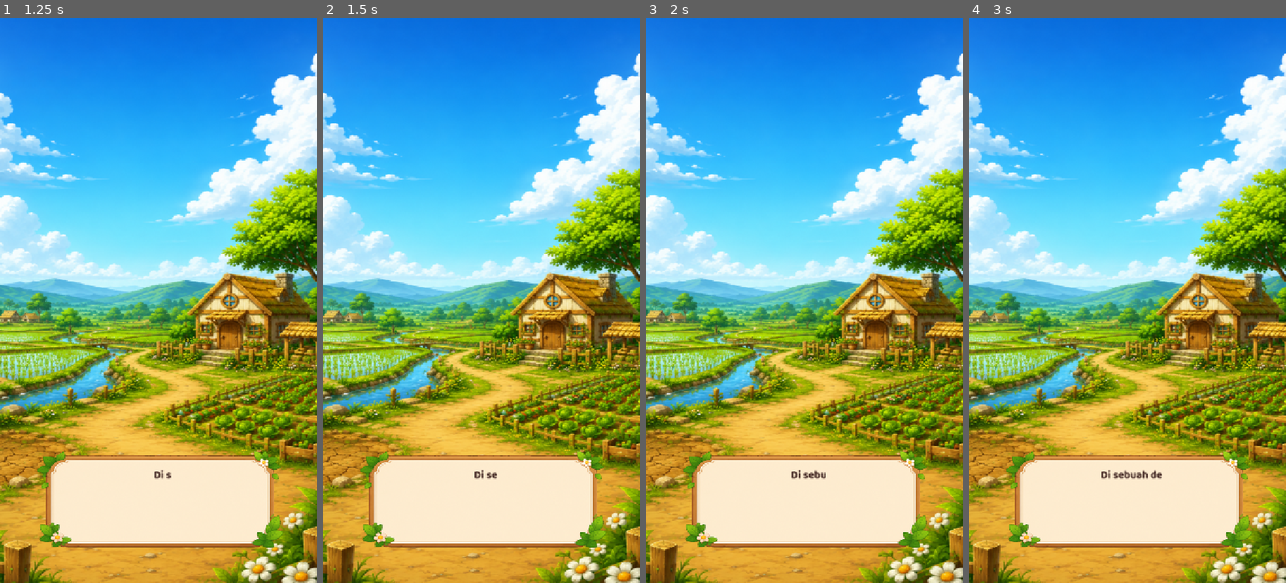
Above: before the commit, frames 1-4 (left to right).
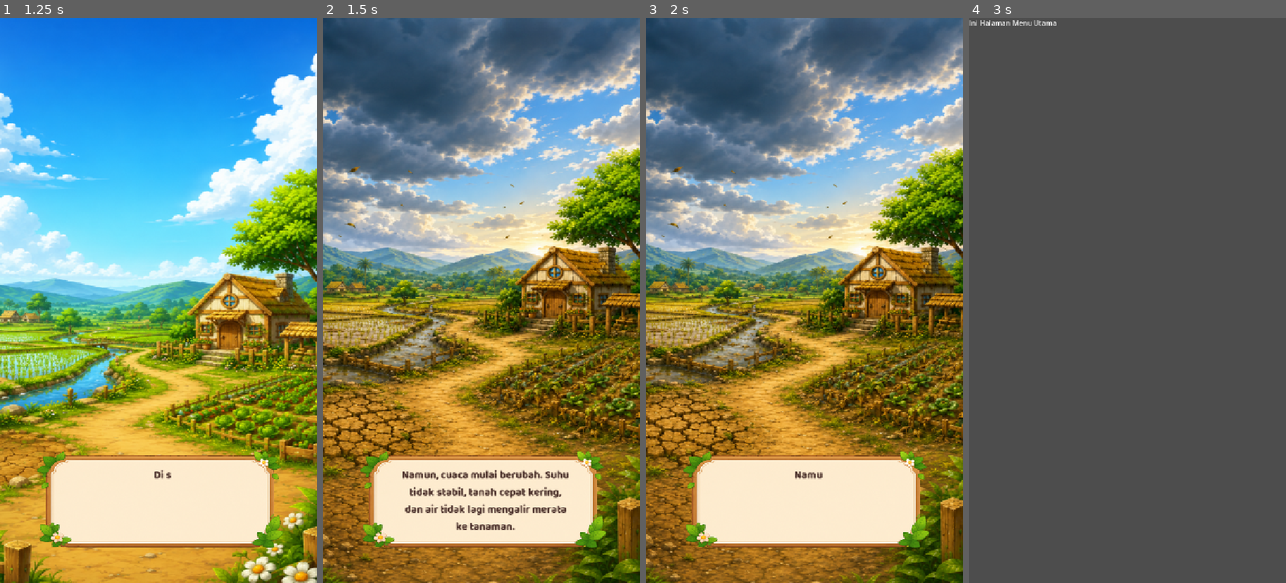
Above: after the commit, the same moments.

Repository: elsa127/agri-defender-game
Game: Godot game, scene res://scenes/SplashScreen.tscn
The game is run twice, just before and just after one commit, with the same random seed, the same clock (stepped at 60 frames per second) and the same inputs.
Inputs (mouse positions are in pixels of both pictures, inside the frame that each line leads up to):
- Up to frame 1 (1.25 s): click (158, 300) at 0.5 s
- Up to frame 2 (1.5 s): tap Enter (ui_accept) at 1.25 s; move the mouse to (484, 503) at 1.27 s; hold Enter (ui_accept) from 1.28 s (still down); click (484, 503) at 1.42 s
- Up to frame 3 (2 s): keep holding Enter (ui_accept)
- Up to frame 4 (3 s): move the mouse to (1064, 328) at 2.02 s; release Enter (ui_accept) at 2.03 s; tap Enter (ui_accept) at 2.1, 2.27, 2.57, 2.75 s; click (1064, 328) at 2.17 s; move the mouse to (1159, 176) at 2.77 s; hold Enter (ui_accept) from 2.78 s (still down); click (1159, 176) at 2.92 s

Frame 1 is identical in both runs. In frame 2, 86% of the frame differs, in the area x 0-100%, y 0-100%; in frame 3, 85%; in frame 4, 100%.

Commit message:
Menambahkan sistem story interaktif: pergantian background, efek typewriter, dan karakter LALA

Diff:
--- a/intro_story.tscn
+++ b/intro_story.tscn
@@ -4,6 +4,7 @@
 [ext_resource type="Texture2D" uid="uid://0k5dxbdwpm43" path="res://assets/image 5.png" id="2_q3ba4"]
 [ext_resource type="FontFile" uid="uid://d4ecrtf4e6pvo" path="res://font/Baloo-Regular.ttf" id="3_jcydu"]
 [ext_resource type="Script" uid="uid://dpm125su06il6" path="res://scripts/ui/rich_text_label.gd" id="4_q3ba4"]
+[ext_resource type="Texture2D" uid="uid://cp3pu0uhpa1xm" path="res://asset_gambar/gambar_board/lala.png" id="5_vslun"]
 
 [node name="IntroStory" type="Control" unique_id=1430922344]
 layout_mode = 3
@@ -56,3 +57,9 @@
 hasil sawah dan kebun mereka."
 horizontal_alignment = 1
 script = ExtResource("4_q3ba4")
+
+[node name="LalaCharacter" type="Sprite2D" parent="." unique_id=2051882814]
+visible = false
+position = Vector2(189.99998, 912.00006)
+scale = Vector2(0.7332215, 0.6785714)
+texture = ExtResource("5_vslun")
--- a/scripts/ui/rich_text_label.gd
+++ b/scripts/ui/rich_text_label.gd
@@ -1,14 +1,75 @@
 extends RichTextLabel
 
-@export var text_speed: float = 0.2  # Kecepatan muncul per karakter (sudah diperlambat)
+@export var text_speed: float = 0.2
+
+# Referensi ke node background dan karakter
+@onready var background_texture = get_node("../../TextureRect")
+@onready var lala_character = get_node("../../LalaCharacter")
+
+# Data untuk setiap halaman story
+var story_pages = [
+	{
+		"background": preload("res://asset_gambar/background/bg_cerita1.png"),  # Halaman 1
+		"text": "Di sebuah desa pertanian yang subur, para petani menggantungkan hidup dari hasil sawah dan kebun mereka.",
+		"show_lala": false
+	},
+	{
+		"background": preload("res://asset_gambar/background/bg_cerita2.png"),  # Halaman 2
+		"text": "Namun, cuaca mulai berubah. Suhu tidak stabil, tanah cepat kering, dan air tidak lagi mengalir merata ke tanaman.",
+		"show_lala": false
+	},
+	{
+		"background": preload("res://asset_gambar/background/bg_cerita2.png"),  # Halaman 3
+		"text": "Sekarang giliranmu membantu LALA. Sambungkan pipa, alirkan air ke tanaman, dan atur suhu agar panen berhasil!",
+		"show_lala": true
+	},
+	{
+		"background": preload("res://asset_gambar/background/bg_cerita2.png"),  # Halaman 4
+		"text": "LALA, asisten pertanian pintar, membawa sistem irigasi dan sensor lingkungan untuk menyelamatkan tanaman.",
+		"show_lala": true
+	}
+]
+
+var current_page = 0
+var is_typing = true
 
 func _ready():
-	# Ambil teks yang sudah kamu ketik di Inspector
-	var full_text = text
-	visible_characters = 0
-	await start_typewriter()
+	load_page(0)
+
+func load_page(page_index):
+	if page_index < story_pages.size():
+		var page = story_pages[page_index]
+
+		# Ganti background
+		if background_texture:
+			background_texture.texture = page.background
+
+		# Show/Hide karakter LALA
+		if lala_character:
+			lala_character.visible = page.show_lala
+
+		# Tampilkan teks dengan efek typewriter
+		text = page.text
+		visible_characters = 0
+		is_typing = true
+		await start_typewriter()
+		is_typing = false
+	else:
+		# Semua halaman selesai, pindah ke MainMenu
+		get_tree().change_scene_to_file("res://scenes/MainMenu.tscn")
 
 func start_typewriter():
 	for i in range(text.length()):
 		visible_characters = i + 1
 		await get_tree().create_timer(text_speed).timeout
+
+func _input(event):
+	if event.is_action_pressed("ui_accept") or (event is InputEventMouseButton and event.pressed):
+		if is_typing:
+			# Skip animasi ketik
+			visible_characters = -1
+			is_typing = false
+		else:
+			# Lanjut ke halaman berikutnya
+			current_page += 1
+			load_page(current_page)
